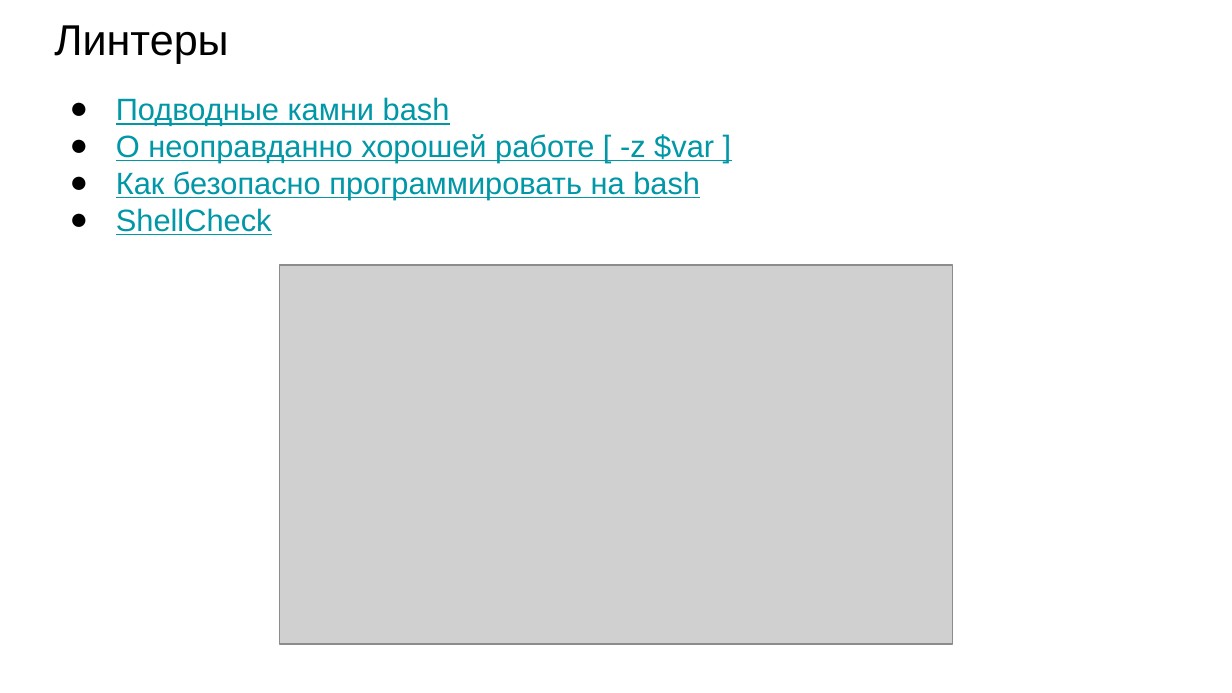
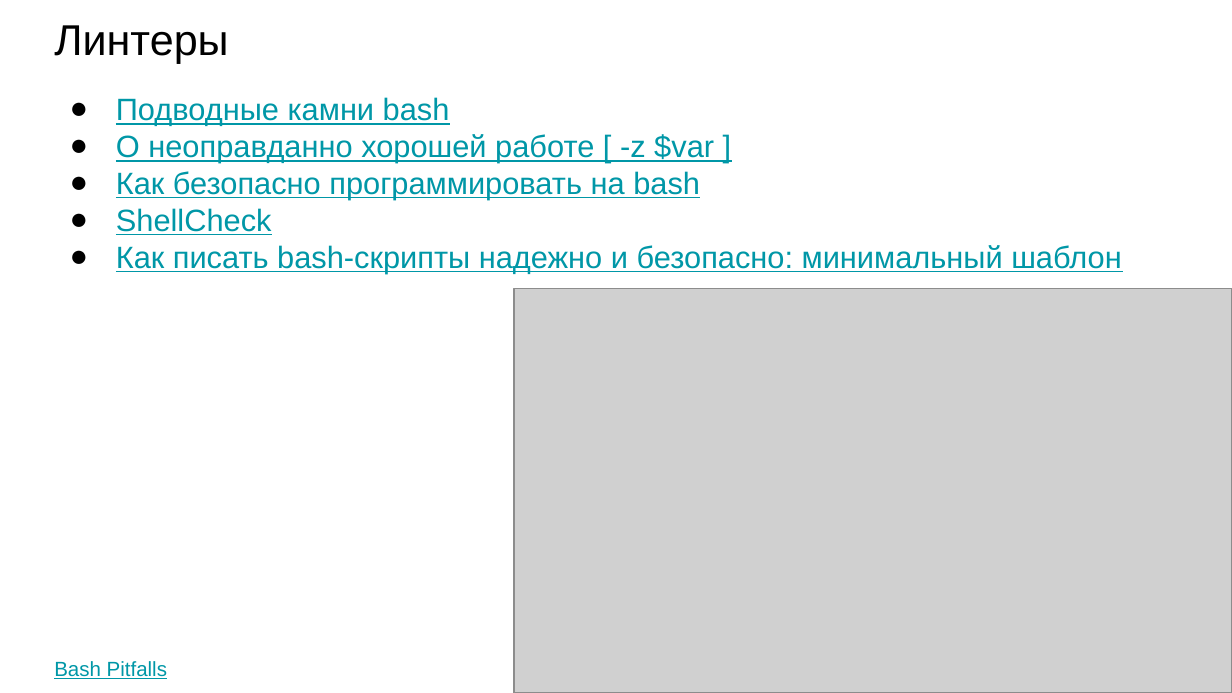
Before and after one commit to XoM9choK37/server-administration, a slide deck: slide 20 of theory/Облако/Лекции/3. bash.pptx (slide 13 before the commit). Drawn at 1232x693 pixels with LibreOffice and Linux fonts; fonts in the diff are those of the drawing; grey boxes stand for pictures. Boxes give left, top, right and bottom in pixels: in the first picture for what was removed or moved away, otherwise in the second. Text is boxed around its words. In the diff, an @@ line names an element or a change of style, - is before the commit and + after.

```diff
--- a/theory/Облако/Лекции/3. bash.pptx
+++ b/theory/Облако/Лекции/3. bash.pptx
@@ text at (116,245,1122,273): paragraph added @@
+● Как писать bash-скрипты надежно и безопасно: минимальный шаблон
@@ picture: place and size @@
-picture at (280,265,952,644)
+picture at (514,288,1232,692)
@@ text added at (54,661,167,679), 12 pt, text #0097A7, underline @@
+Bash Pitfalls
```
Also in this commit, not shown: 13 other slides changed, 10 slides added, 1 slide removed, 32 other files.
